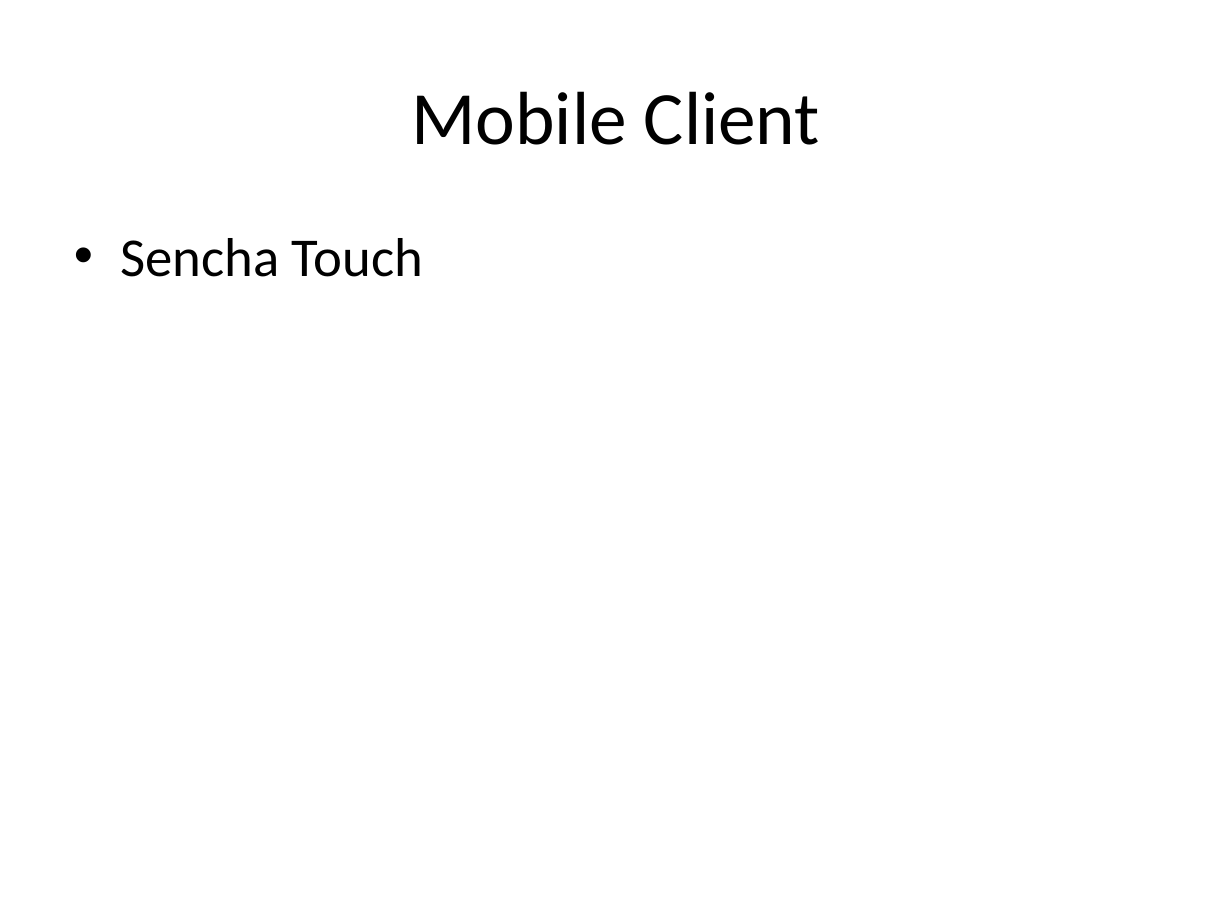
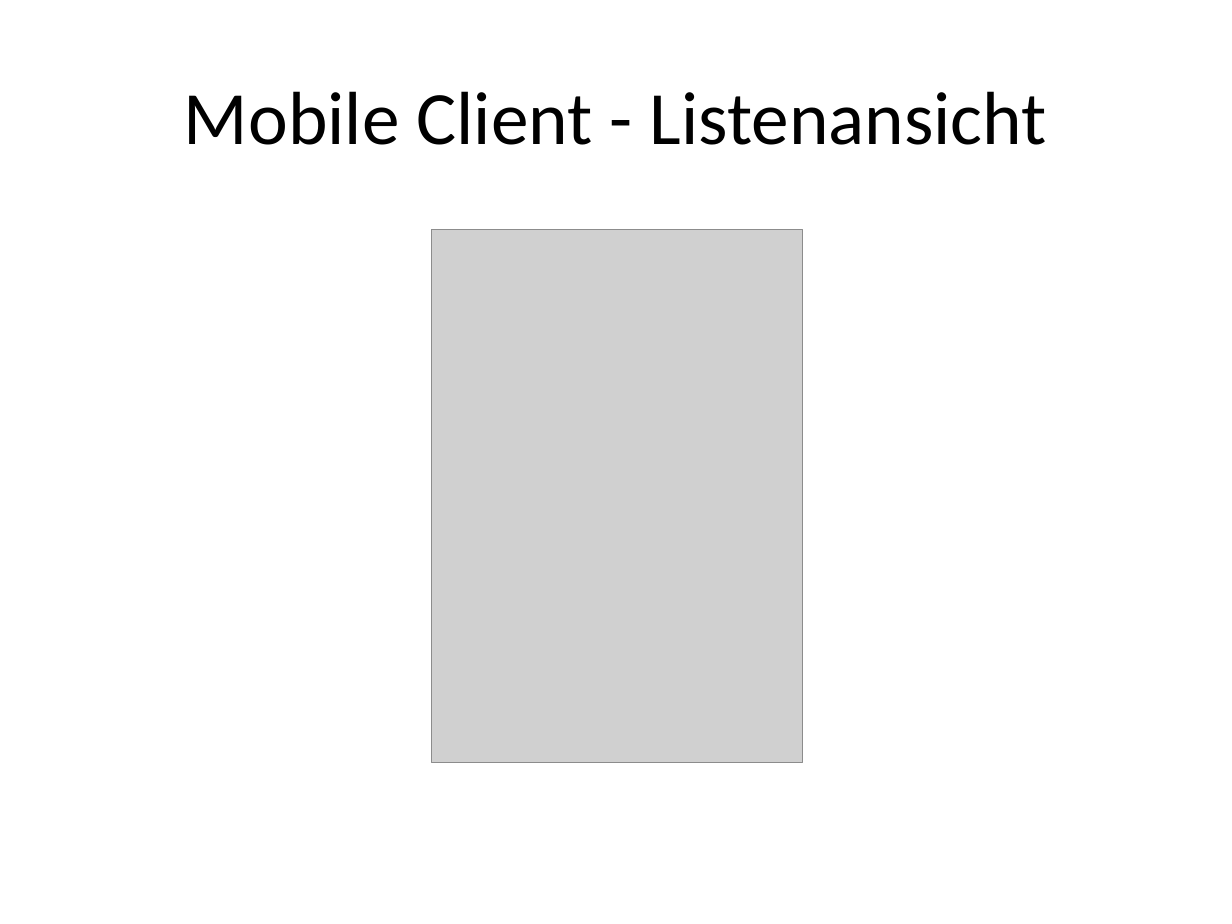
Before and after one commit to patpiech88/SportfreundeRFH, a slide deck: slide 15 of Dokumentation/SportfreundeRFH.pptx (slide 14 before the commit). Drawn at 1232x924 pixels with LibreOffice and Linux fonts; fonts in the diff are those of the drawing; grey boxes stand for pictures. Boxes give left, top, right and bottom in pixels: in the first picture for what was removed or moved away, otherwise in the second. Text is boxed around its words. In the diff, an @@ line names an element or a change of style, - is before the commit and + after.

```diff
--- a/Dokumentation/SportfreundeRFH.pptx
+++ b/Dokumentation/SportfreundeRFH.pptx
@@ title at box(184, 91, 1047, 145): text changed @@
-Mobile Client
+Mobile Client - Listenansicht
@@ text removed at box(120, 238, 423, 277) @@
-• Sencha Touch
@@ picture added at box(431, 229, 802, 763) @@
```
Also in this commit, not shown: 4 other slides changed, 9 slides added, 6 slides removed.
